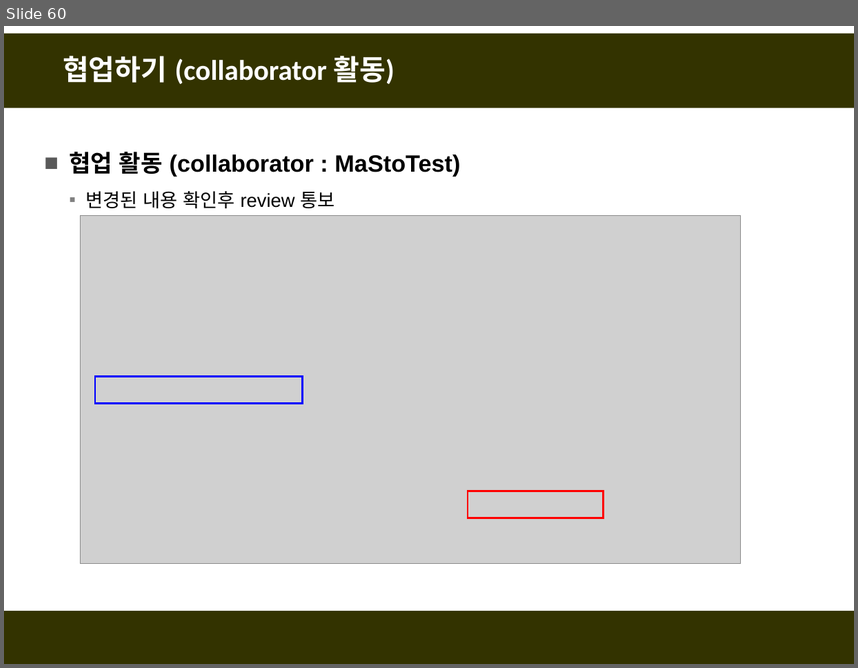
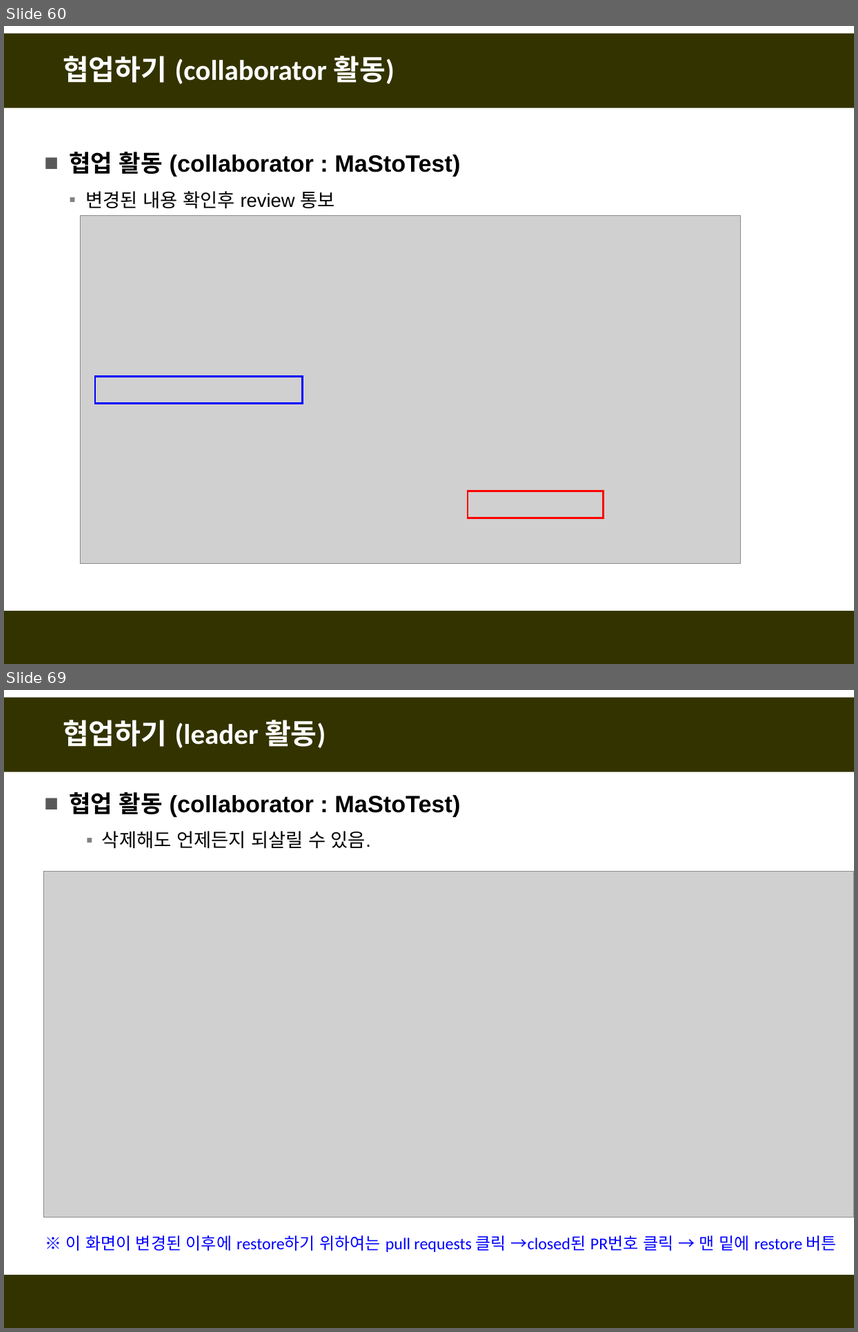
Before and after one commit to fasthill/github-lecture, a slide deck: git및github첫걸음4-협업하기.pptx. Shown one above the other, each under a label of ours: slide 60 before the commit, slides 60 and 69 after it; the slides between them are not shown. The pictures are 858x668 and 858x1332 pixels, drawn with LibreOffice and Linux fonts; fonts in the diff are those of the drawing; grey boxes stand for pictures. Boxes give left, top, right and bottom in pixels: in the first picture for what was removed or moved away, otherwise in the second. Text is boxed around its words. In the diff, an @@ line names an element or a change of style, - is before the commit and + after.

```diff
--- a/git및github첫걸음4-협업하기.pptx
+++ b/git및github첫걸음4-협업하기.pptx
@@ slide 69 added at (x1=4, y1=690, x2=854, y2=1328), background #FFFFFF; not listed: 2 template elements that a slide beside it also shows @@
@@ title added at (x1=63, y1=720, x2=326, y2=748), 24 pt, text #FFFFFF, bold @@
+협업하기 (leader 활동)
@@ text added at (x1=69, y1=792, x2=460, y2=849), 20 pt, text #000000, bold @@
+■ 협업 활동 (collaborator : MaStoTest)
+  ▪ 삭제해도 언제든지 되살릴 수 있음.
@@ picture added at (x1=44, y1=871, x2=854, y2=1217) @@
@@ text added at (x1=65, y1=1235, x2=837, y2=1252), 14 pt, text #0000FF @@
+※ 이 화면이 변경된 이후에 restore하기 위하여는 pull requests 클릭 →closed된 PR번호 클릭 → 맨 밑에 restore 버튼
```
Also in this commit, not shown: 10 slides changed, 4 other slides added, 35 slides removed.
